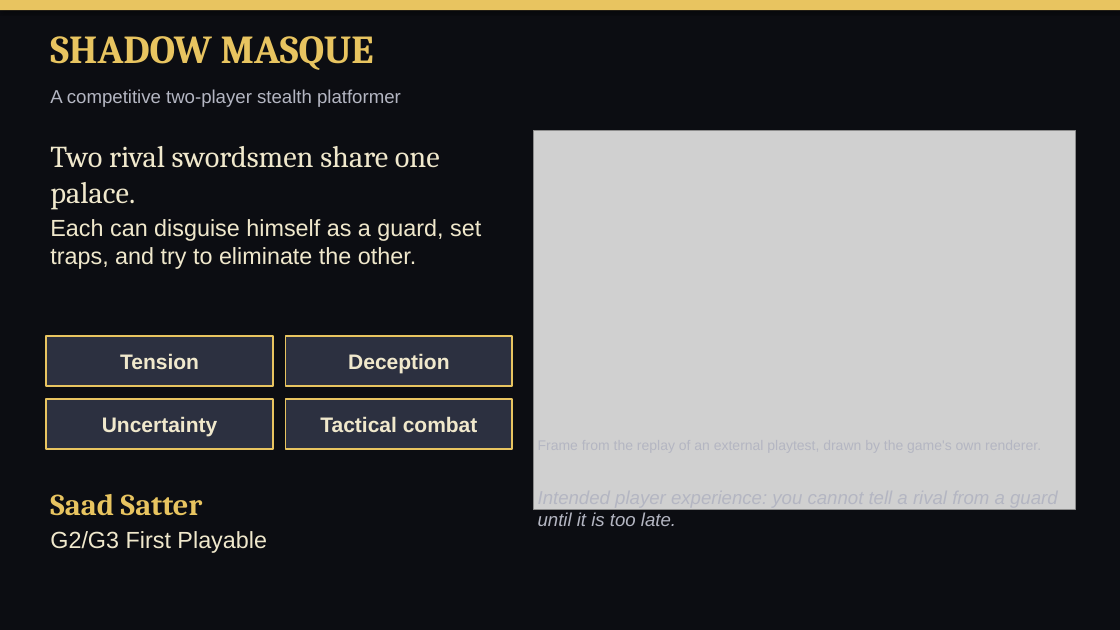
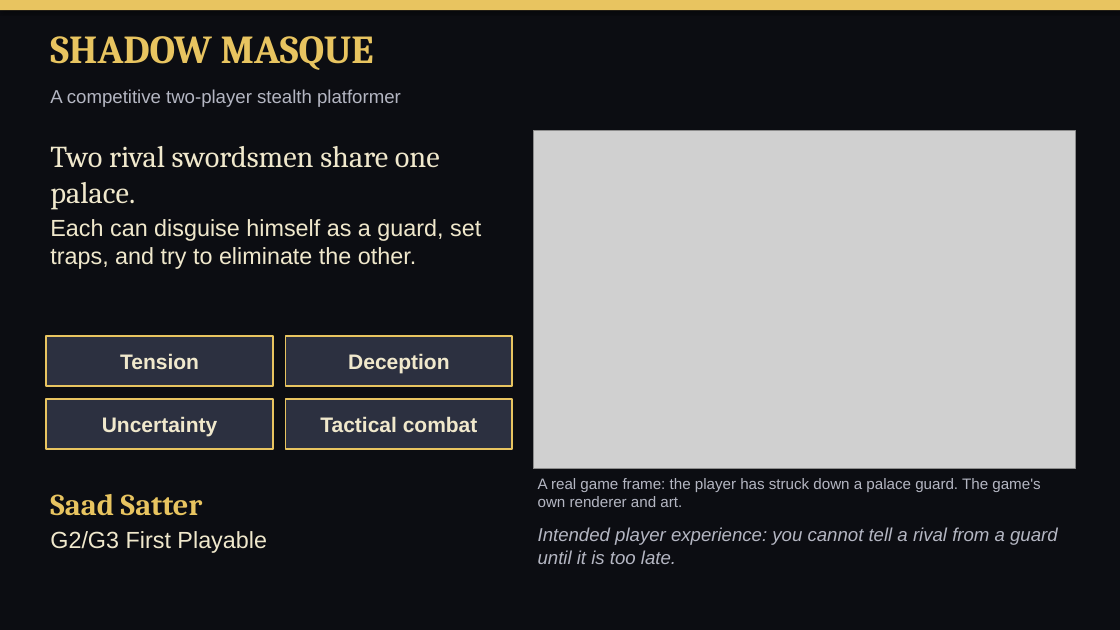
Before and after one commit to SaadSatter/princeofpersia_reconstruction, a slide deck: slide 1 of presentation/out/ShadowMasque-G2G3.pptx. Drawn at 1120x630 pixels with LibreOffice and Linux fonts; fonts in the diff are those of the drawing; grey boxes stand for pictures. Boxes give left, top, right and bottom in pixels: in the first picture for what was removed or moved away, otherwise in the second. Text is boxed around its words. In the diff, an @@ line names an element or a change of style, - is before the commit and + after.

```diff
--- a/presentation/out/ShadowMasque-G2G3.pptx
+++ b/presentation/out/ShadowMasque-G2G3.pptx
@@ picture: place and size @@
-picture at (534,130,1075,509)
+picture at (534,130,1075,469)
@@ text added at (538,478,1040,507), 13 pt, text #B4B6C2 @@
+A real game frame: the player has struck down a palace guard. The game's own renderer and art.
@@ text "Intended player experience: you cannot ..." rewrapped from (538,512,676,526) to (538,527,1058,564) @@
```
Also in this commit, not shown: 3 other slides changed, 12 other files.
